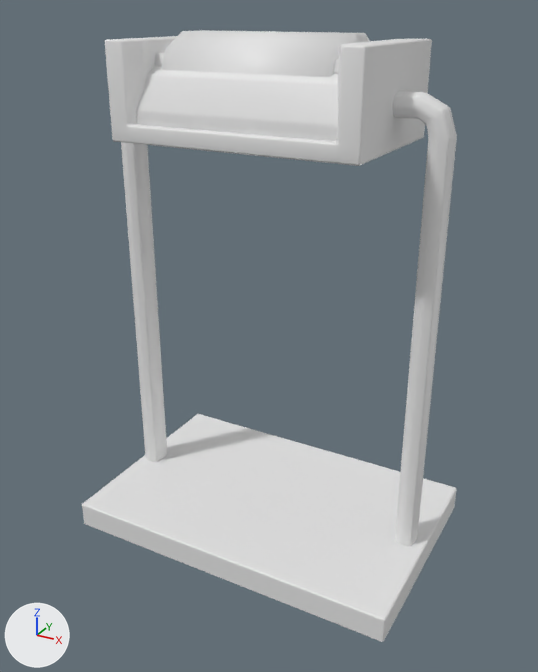
The Blender file Assets/Models/RoomObjects/Container/container.blend as it was, and as the next commit left it.
One viewpoint serves both versions: a 50 mm lens placed at (0.429, -0.784, 0.641), pointed at (0.009, -0.02, 0.259). Arrows for +X, +Y and +Z are at lower left; the lights stay in place. The first picture is the older version.

Names of what the first picture shows: 'Container', 'Energy'.
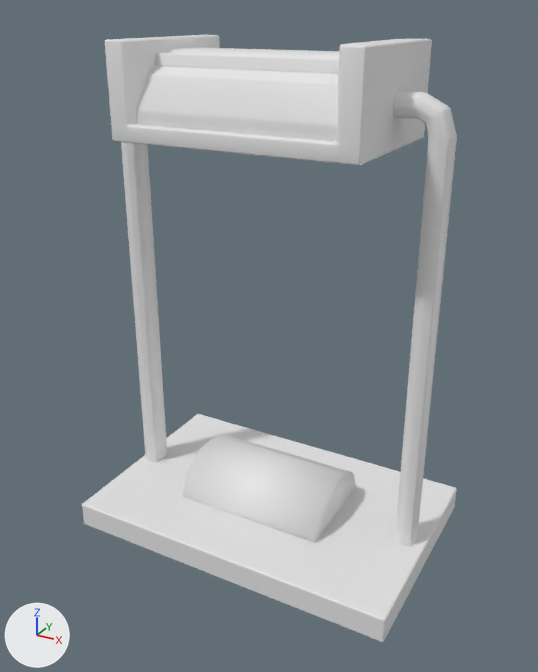
Location of each change, (x1, y1, x2, y2) in pixels of the pictures (538 x 672 px):
```json
{"object": "Energy", "change": "moved", "before": [161, 30, 370, 77], "after": [183, 435, 356, 543]}
```

Edits to the scene script, one JSON object a line:
```json
{"op": "set", "path": "ob_energy.location", "old": "(0.0, 0.0, 0.554)", "new": "(0.0, 0.0, -0.006)"}
```
